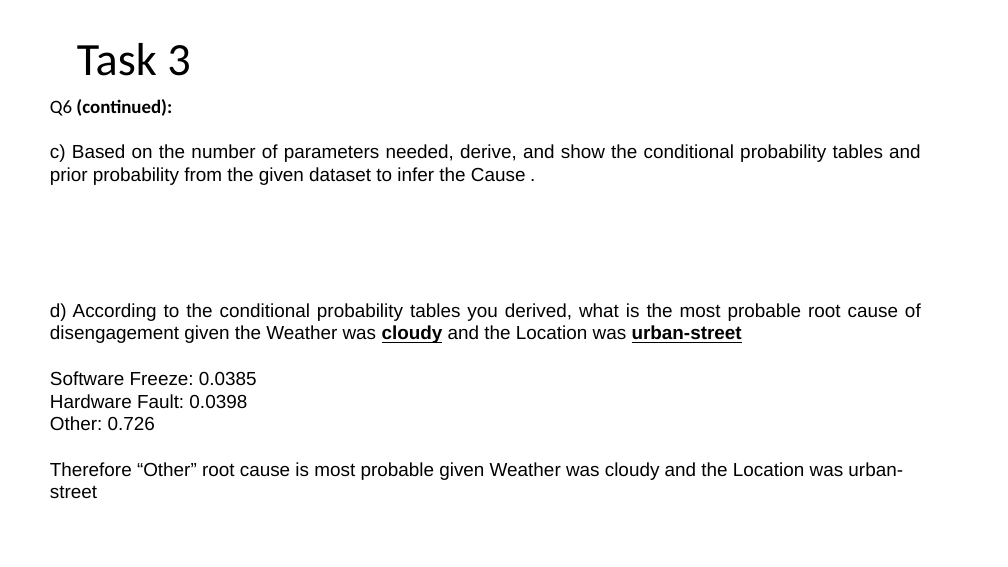
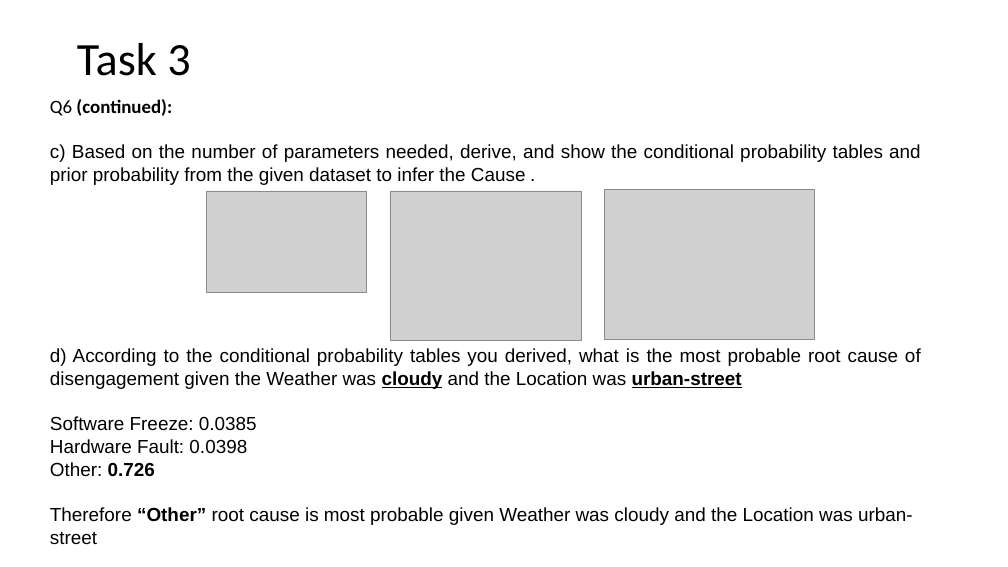
Before and after one commit to mrojaspell/MP1, a slide deck: slide 13 of Powerpoints/mp1_part_2_powerpoint.pptx. Drawn at 1008x567 pixels with LibreOffice and Linux fonts; fonts in the diff are those of the drawing; grey boxes stand for pictures. Boxes give left, top, right and bottom in pixels: in the first picture for what was removed or moved away, otherwise in the second. Text is boxed around its words. In the diff, an @@ line names an element or a change of style, - is before the commit and + after.

```diff
--- a/Powerpoints/mp1_part_2_powerpoint.pptx
+++ b/Powerpoints/mp1_part_2_powerpoint.pptx
@@ picture added at (206, 191, 367, 293) @@
@@ picture added at (390, 191, 582, 340) @@
@@ picture added at (605, 190, 814, 340) @@
@@ text at (50, 462, 913, 545): bold on in "0.726", "“Other”" @@
```
Also in this commit, not shown: 7 other slides changed, 9 other files.
